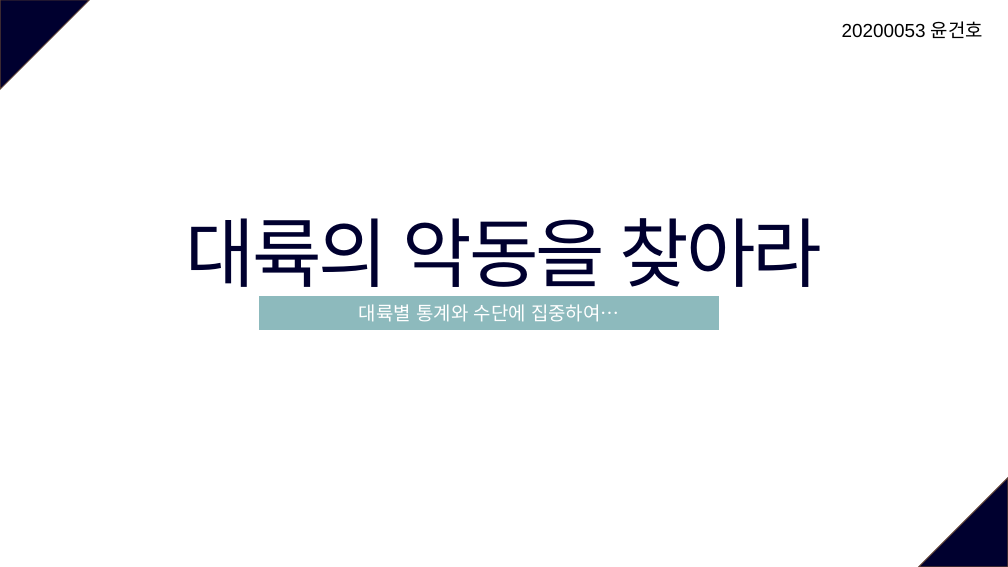
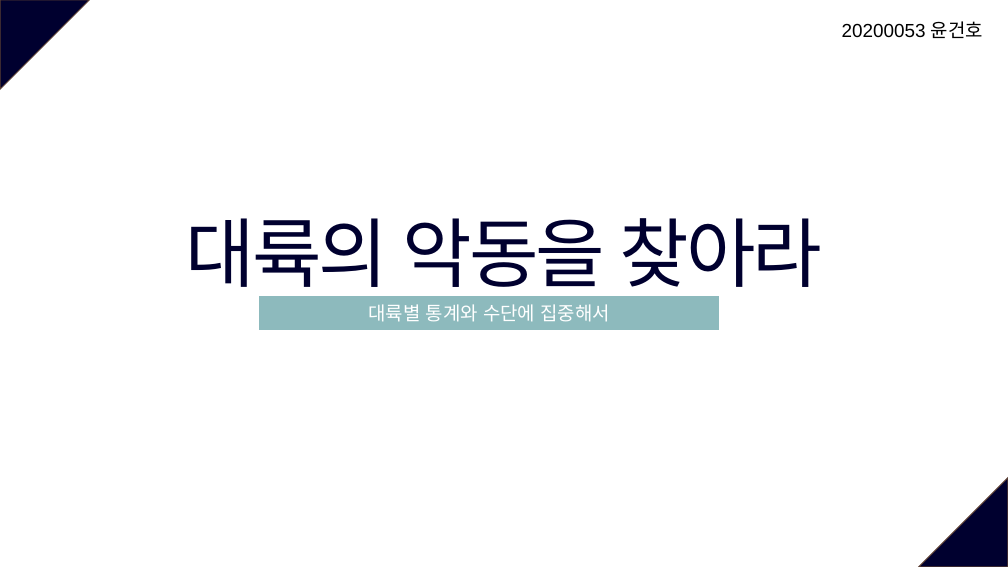
Before and after one commit to geonno/terrorism, a slide deck: slide 1 of 발표.pptx. Drawn at 1008x567 pixels with LibreOffice and Linux fonts; fonts in the diff are those of the drawing. Boxes give left, top, right and bottom in pixels: in the first picture for what was removed or moved away, otherwise in the second. Text is boxed around its words. In the diff, an @@ line names an element or a change of style, - is before the commit and + after.

```diff
--- a/발표.pptx
+++ b/발표.pptx
@@ text in rectangle at (x1=368, y1=304, x2=611, y2=322): text changed @@
-대륙별 통계와 수단에 집중하여…
+대륙별 통계와 수단에 집중해서
```
Also in this commit, not shown: 1 other slide changed, 1 slide removed, 5 other files.
